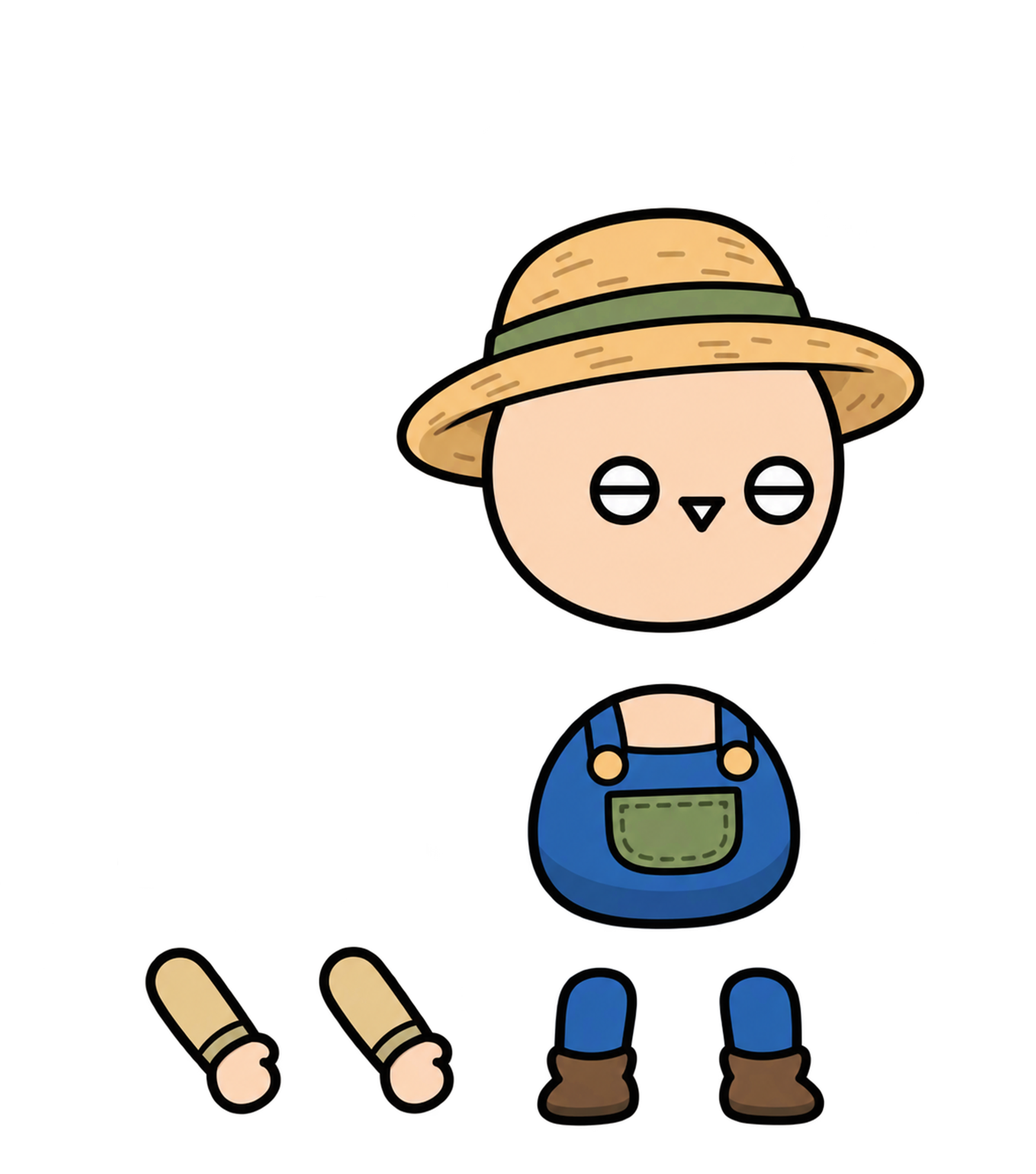
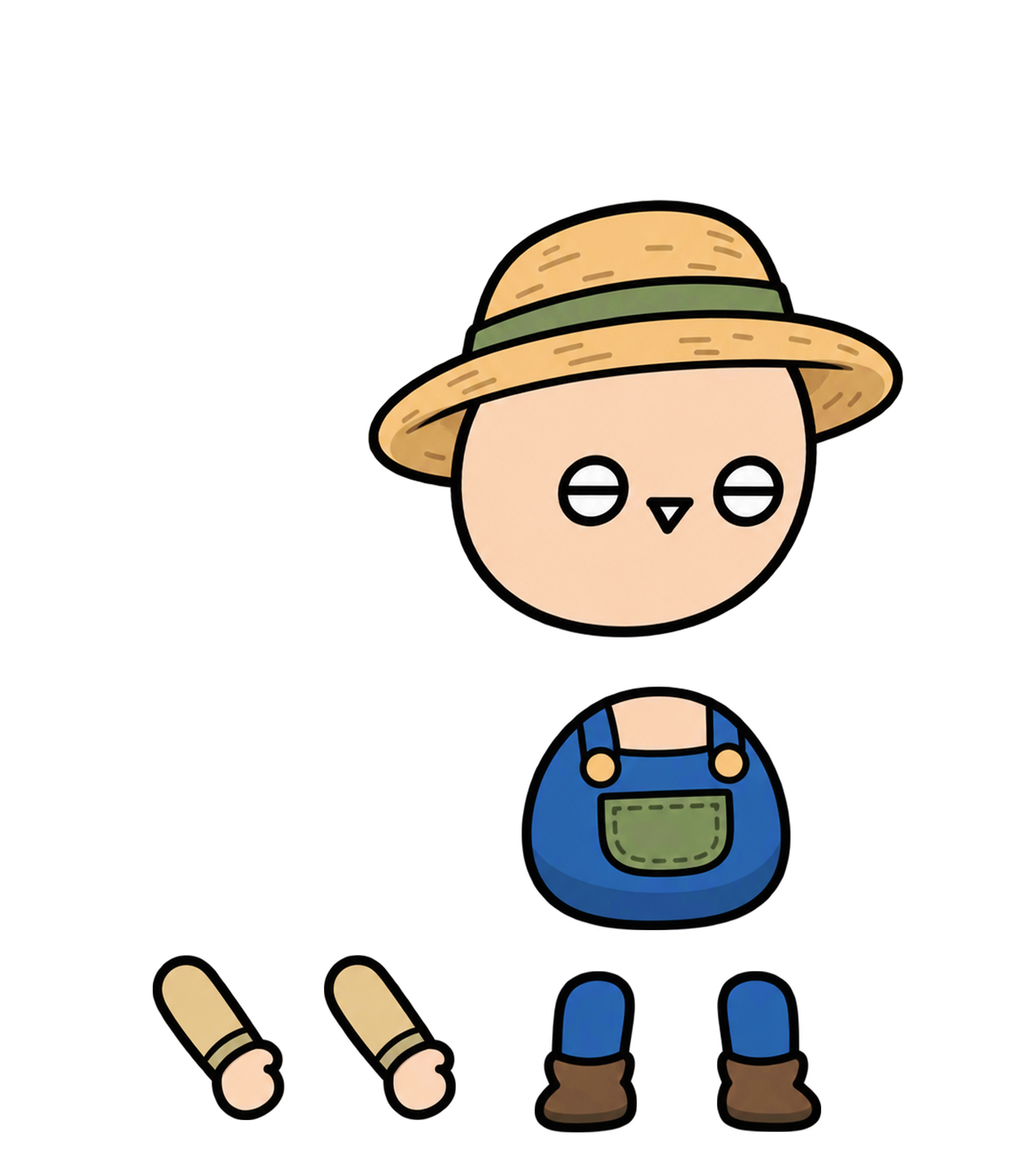
The second (1036, 1174) image is a revision of the first. Changes to its layers:
painted on "머리" over [left=315, top=197, right=926, bottom=640]
painted on "몸통" over [left=521, top=680, right=803, bottom=932]
painted on "팔1" over [left=117, top=859, right=285, bottom=1120]
painted on "팔2" over [left=316, top=945, right=457, bottom=1120]
painted on "다리1" over [left=534, top=966, right=641, bottom=1133]
painted on "다리2" over [left=716, top=966, right=826, bottom=1132]
